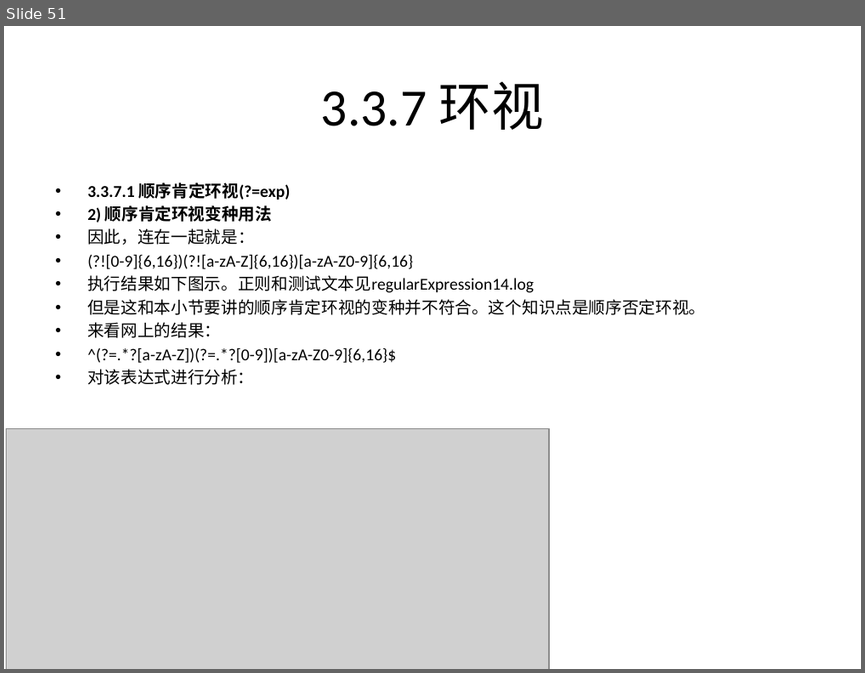
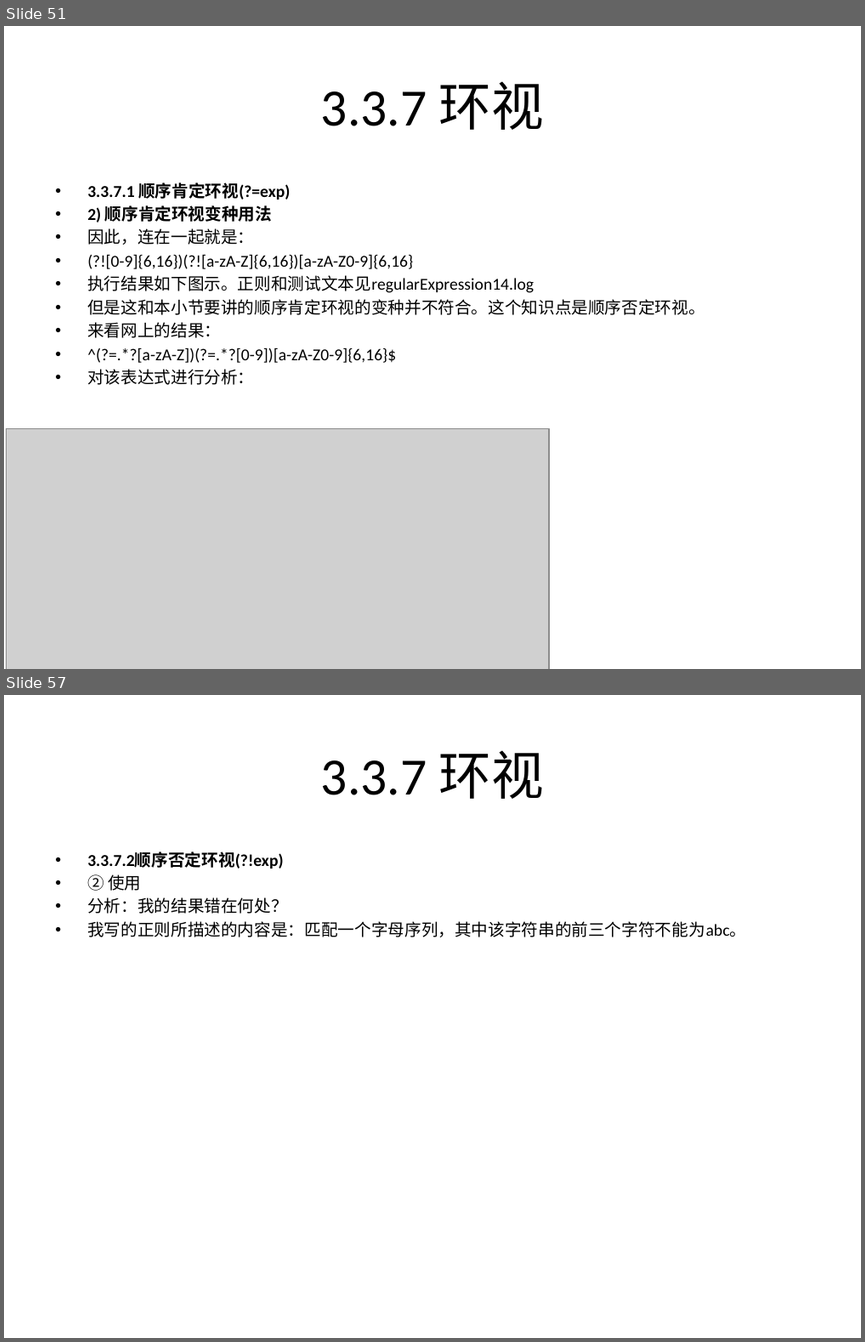
Before and after one commit to rayallen20/regularExpressions, a slide deck: 《PHP核心技术与最佳实践》第3章--正则表达式基础与应用/3.3 正则表达式匹配规则.pptx. Shown one above the other, each under a label of ours: slide 51 before the commit, slides 51 and 57 after it; the slides between them are not shown. The pictures are 865x673 and 865x1342 pixels, drawn with LibreOffice and Linux fonts; fonts in the diff are those of the drawing; grey boxes stand for pictures. Boxes give left, top, right and bottom in pixels: in the first picture for what was removed or moved away, otherwise in the second. Text is boxed around its words. In the diff, an @@ line names an element or a change of style, - is before the commit and + after.

Commit message:
忘了学到哪了 先将全部内容提交

```diff
--- a/《PHP核心技术与最佳实践》第3章--正则表达式基础与应用/3.3 正则表达式匹配规则.pptx
+++ b/《PHP核心技术与最佳实践》第3章--正则表达式基础与应用/3.3 正则表达式匹配规则.pptx
@@ slide 57 added at [4,695,861,1338], background #FFFFFF @@
@@ title added at [321,750,544,799], 44 pt, text #000000 @@
+3.3.7 环视
@@ text added at [87,851,746,937], 14 pt, text #000000 @@
+• 3.3.7.2顺序否定环视(?!exp)
+• ② 使用
+• 分析：我的结果错在何处？
+• 我写的正则所描述的内容是：匹配一个字母序列，其中该字符串的前三个字符不能为abc。
```
Also in this commit, not shown: 3 slides changed, 2 other slides added.
